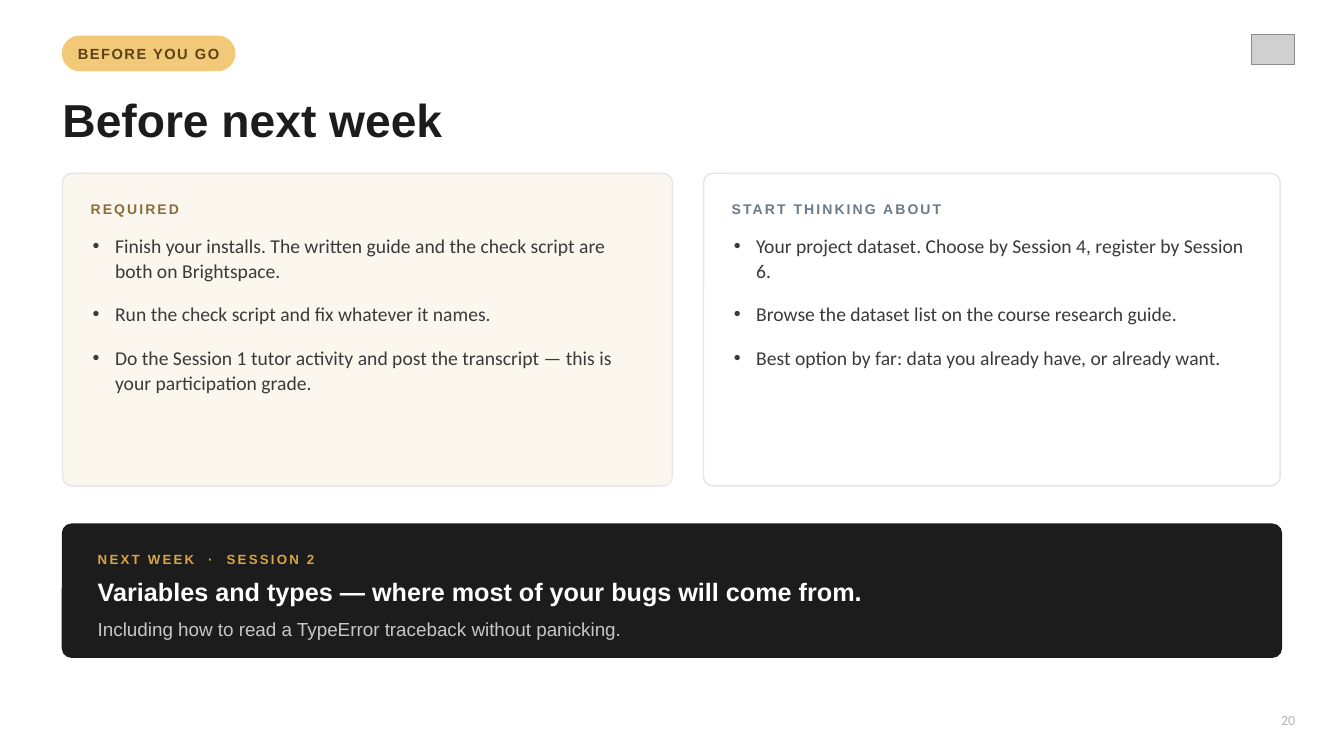
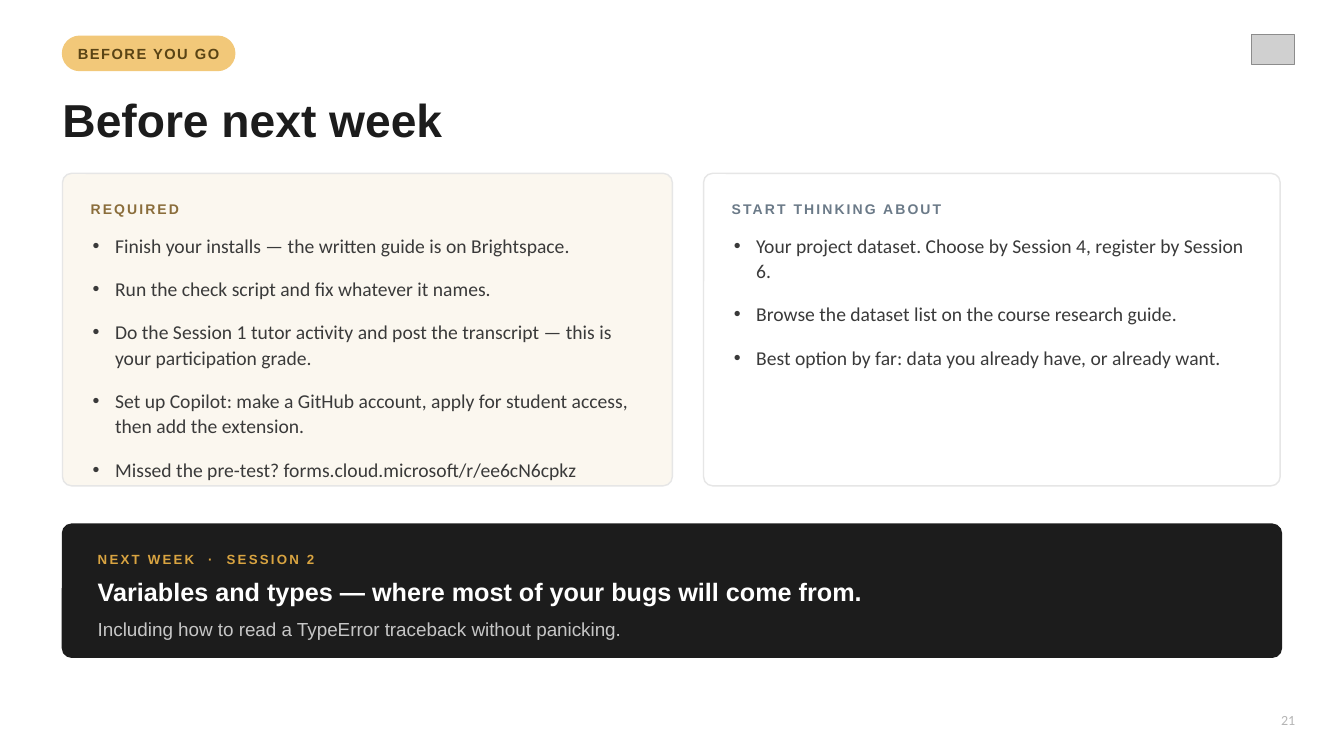
Before and after one commit to d-genk/cpbp-8306-26, a slide deck: slide 21 of slides/CPBP8306_Session1_Thinking_Like_a_Coder.pptx (slide 20 before the commit). Drawn at 1344x756 pixels with LibreOffice and Linux fonts; fonts in the diff are those of the drawing; grey boxes stand for pictures. Boxes give left, top, right and bottom in pixels: in the first picture for what was removed or moved away, otherwise in the second. Text is boxed around its words. In the diff, an @@ line names an element or a change of style, - is before the commit and + after.

Commit message:
add pre-test slide

```diff
--- a/slides/CPBP8306_Session1_Thinking_Like_a_Coder.pptx
+++ b/slides/CPBP8306_Session1_Thinking_Like_a_Coder.pptx
@@ text at bbox=[115, 239, 569, 257]: text changed @@
-• Finish your installs. The written guide and the check script are both on Brightspace.
+• Finish your installs — the written guide is on Brightspace.
@@ text at bbox=[115, 394, 628, 480]: paragraphs added @@
+• Set up Copilot: make a GitHub account, apply for student access, then add the extension.
+• Missed the pre-test? forms.cloud.microsoft/r/ee6cN6cpkz
@@ text at bbox=[1281, 716, 1295, 725]: text changed @@
-20
+21
```
Also in this commit, not shown: 17 other slides changed, 1 slide added, 3 other files.
